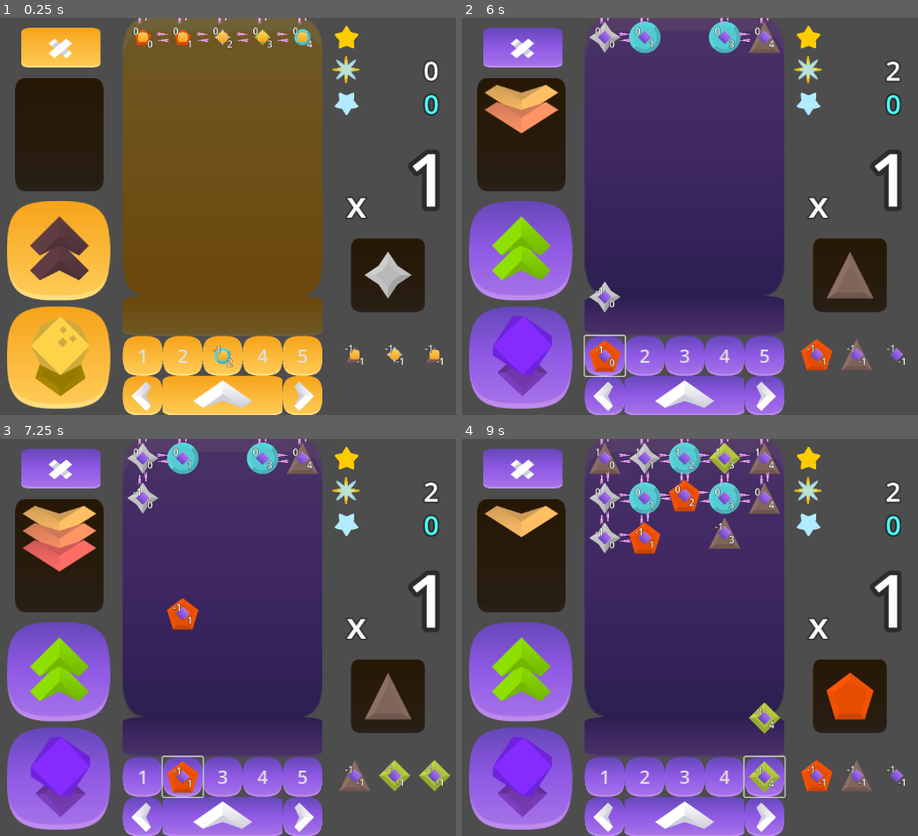
Above: before the commit, frames 1-4 (two rows, left to right).
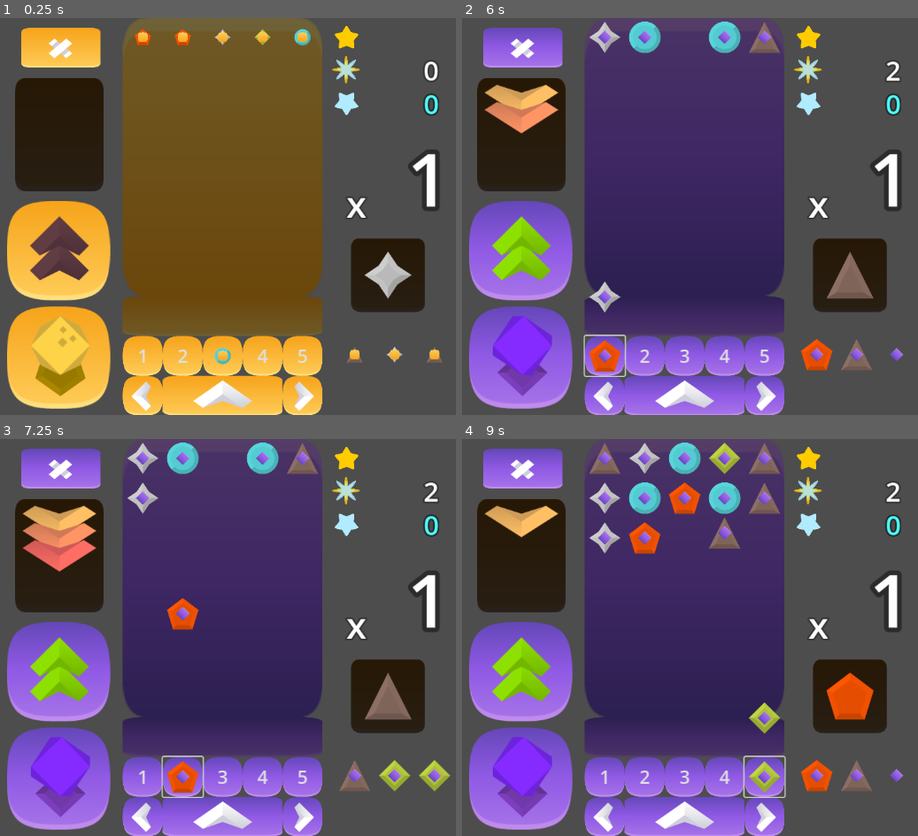
Above: after the commit, the same moments.

Repository: jefbt/SoulAlchemy
Game: Godot game, scene res://scenes/game.tscn
Two runs of this game, one before a commit and one after it. Both use one fixed random seed, a clock stepped at 60 frames per second and the inputs below.
Inputs (mouse positions are in pixels of both pictures, inside the frame that each line leads up to):
- Up to frame 1 (0.25 s): no input
- Up to frame 2 (6 s): click (521, 49) at 0.5 s; click (685, 395) at 1.25 s; click (685, 395) at 2 s; click (521, 252) at 2.75 s; click (521, 359) at 3.5 s; click (603, 395) at 4.25 s; click (762, 395) at 5 s; click "1" at 5.75 s
- Up to frame 3 (7.25 s): click "2" at 6.5 s
- Up to frame 4 (9 s): click "3" at 7.25 s; click "4" at 8 s; click "5" at 8.75 s

The runs differ from the first frame. In frame 1, 0.5% of the frame differs, in the area x 29-98%, y 0-88%; in frame 2, 0.4%; in frame 3, 0.5%; in frame 4, 1.3%.

Commit message:
added highscore and main menu screens (scenes); fixed wrong positioned falling object

Diff:
--- a/objects/soul_object/soul_object.gd
+++ b/objects/soul_object/soul_object.gd
@@ -17,6 +17,7 @@
 @onready var label_row = $Connections/LabelRow
 @onready var label_lane = $Connections/LabelLane
 
+@export var debug = false
 @export var element_color: Array[Color] = [
 	Color.hex(0x5DE2E7FF),
 	Color.hex(0xCECECEFF),
@@ -40,6 +41,7 @@
 var move_duration := 0.5
 var start_y := 0.0
 var next_y := 0.0
+var next_object := 0.0
 var launch_speed := 50.0
 var check_function : Callable
 var top : SoulObject = null
@@ -70,12 +72,20 @@
 		position.y -= launch_speed * delta
 		launch_speed += delta * ACCELERATION
 		if position.y < -400: dismiss()
-	top_conn.visible = top != null
-	bottom_conn.visible = bottom != null
-	left_conn.visible = left != null
-	right_conn.visible = right != null
-	label_row.text = str(row)
-	label_lane.text = str(lane)
+	if debug:
+		top_conn.visible = top != null
+		bottom_conn.visible = bottom != null
+		left_conn.visible = left != null
+		right_conn.visible = right != null
+		label_row.text = str(row)
+		label_lane.text = str(lane)
+	else:
+		top_conn.visible = false
+		bottom_conn.visible = false
+		left_conn.visible = false
+		right_conn.visible = false
+		label_row.text = ""
+		label_lane.text = ""
 
 func _on_area_entered(area):
 	if type != Type.Launch: return
@@ -84,6 +94,7 @@
 	if other.lane != lane: return
 	check_function.call(other, self)
 
+# move_amount is speed for launched, and grid size for falling
 func move(move_amount: float, duration: float = 0):
 	if type == Type.Falling:
 		is_falling = true
@@ -92,8 +103,7 @@
 		if move_duration <= 0: move_duration = 0.001
 		start_y = position.y
 		next_y = position.y + move_amount
-		#await get_tree().create_timer(duration).timeout
-		#is_falling = false
+		next_object = next_y + move_amount
 	elif type == Type.Launch:
 		launch_speed = move_amount
 		launched = true
--- a/project.godot
+++ b/project.godot
@@ -14,6 +14,10 @@
 run/main_scene="res://scenes/game.tscn"
 config/features=PackedStringArray("4.2", "GL Compatibility")
 config/icon="res://icon.svg"
+
+[autoload]
+
+Globals="*res://scripts/globals.gd"
 
 [filesystem]
 
--- /dev/null
+++ b/scenes/high_score.gd
@@ -0,0 +1,13 @@
+extends Node2D
+
+@onready var light_score_label = $LightScoreLabel
+@onready var shadows_score_label = $ShadowsScoreLabel
+@onready var balance_score_label = $BalanceScoreLabel
+
+func update_score(light_score: int, shadows_score: int, balance_score: int):
+	light_score_label.text = "Light Score: " + str(light_score)
+	shadows_score_label.text = "Shadows Score: " + str(shadows_score)
+	balance_score_label.text = "Balance Score: " + str(balance_score)
+
+func _ready():
+	update_score(Globals.light_score, Globals.shadows_score, Globals.balance_score)
--- /dev/null
+++ b/scenes/high_score.tscn
@@ -0,0 +1,30 @@
+[gd_scene load_steps=2 format=3 uid="uid://c2q35oixaw23s"]
+
+[ext_resource type="Script" path="res://scenes/high_score.gd" id="1_2dhqc"]
+
+[node name="HighScore" type="Node2D"]
+script = ExtResource("1_2dhqc")
+
+[node name="LightScoreLabel" type="Label" parent="."]
+modulate = Color(1, 1, 0.509804, 1)
+offset_left = 181.0
+offset_top = 115.0
+offset_right = 242.0
+offset_bottom = 138.0
+text = "Light Score: 0"
+
+[node name="ShadowsScoreLabel" type="Label" parent="."]
+modulate = Color(0.415686, 0.603922, 1, 1)
+offset_left = 181.0
+offset_top = 138.0
+offset_right = 284.0
+offset_bottom = 161.0
+text = "Shadows  Score: 0"
+
+[node name="BalanceScoreLabel" type="Label" parent="."]
+modulate = Color(0.766901, 0.726296, 0.726705, 1)
+offset_left = 181.0
+offset_top = 177.949
+offset_right = 319.0
+offset_bottom = 200.949
+text = "Balance  Score: 0"
--- /dev/null
+++ b/scenes/main_menu.tscn
@@ -0,0 +1,15 @@
+[gd_scene load_steps=2 format=3 uid="uid://5k3dhwklvcoi"]
+
+[ext_resource type="Script" path="res://scripts/main_menu.gd" id="1_8h6ji"]
+
+[node name="MainMenu" type="Node2D"]
+script = ExtResource("1_8h6ji")
+
+[node name="Button" type="Button" parent="."]
+offset_left = 33.5378
+offset_top = 18.0203
+offset_right = 41.5378
+offset_bottom = 26.0203
+text = "Start Game"
+
+[connection signal="pressed" from="Button" to="." method="_on_button_pressed"]
--- a/scripts/game_manager.gd
+++ b/scripts/game_manager.gd
@@ -2,8 +2,6 @@
 extends Node
 
 # TODO: find out about showing ads on android version (and maybe web version)
-# TODO: when we hit an element, pop all the same elements above that, and score
-	# for all of them
 
 enum Mode { Light = 0, Shadows = 1 }
 enum MoveDirection { Left = -1, Right = 1 }
@@ -108,11 +106,13 @@
 # end built-int
 
 # management
-func trigger_game_over(soul_object: SoulObject = null):
-	var sname = "Quit"
-	if soul_object != null: sname = soul_object.name
-	print("GAME OVER | Trigger: " + sname)
-	get_tree().reload_current_scene() # make something better than this
+func trigger_game_over(_soul_object: SoulObject = null):
+	Globals.light_score = light_score
+	Globals.shadows_score = shadows_score
+	Globals.balance_score = balance_score
+	#get_tree().change_scene_to_file("res://scenes/high_score.tscn")
+	get_tree().reload_current_scene()
+	# TODO show highscore again
 
 func change_mode(new_mode: Mode):
 	self.mode = new_mode
@@ -225,7 +225,6 @@
 			reseting_drop = false
 
 func check_needs_falling():
-	#return # TODO: remove this
 	if reseting_drop: return
 	drop += 1
 	update_drop_symbols()
@@ -242,14 +241,12 @@
 			falling_objects.erase(row)
 
 func move_falling():
-	# todo check if add a new line when moving
 	clean_up_falling()
 	add_falling_line()
 	for row in falling_objects.keys():
 		for lane in falling_objects[row].keys():
 			if falling_objects[row][lane] != null:
 				falling_objects[row][lane].move(grid_size, falling_move_duration)
-	# end move_falling
 
 func add_falling_line():
 	var line = {}
@@ -276,6 +273,7 @@
 		new_obj.check_function = check_clash
 		new_obj.position.x = lane * grid_size + falling_start_x
 		new_obj.position.y = topmost_position
+		new_obj.next_object = topmost_position + grid_size
 		if lane > 0: new_obj.left = line[lane - 1]
 		if b_line != null:
 			new_obj.bottom = b_line[lane]
@@ -360,7 +358,8 @@
 	launched_objects[launch.lane] = null
 	launch.launched = false
 	launch.type = SoulObject.Type.Falling
-	launch.position.y = falling.position.y + grid_size
+	launch.position.y = falling.next_object
+	launch.next_object = launch.position.y + grid_size
 	launch.grid_size = grid_size
 	var row = falling.row - 1
 	if !falling_objects.keys().has(row):
--- /dev/null
+++ b/scripts/globals.gd
@@ -0,0 +1,5 @@
+extends Node
+
+var light_score: int
+var shadows_score: int
+var balance_score: int
--- /dev/null
+++ b/scripts/main_menu.gd
@@ -0,0 +1,6 @@
+extends Node2D
+
+
+
+func _on_button_pressed():
+	get_tree().change_scene_to_file("res://scenes/game.tscn")
